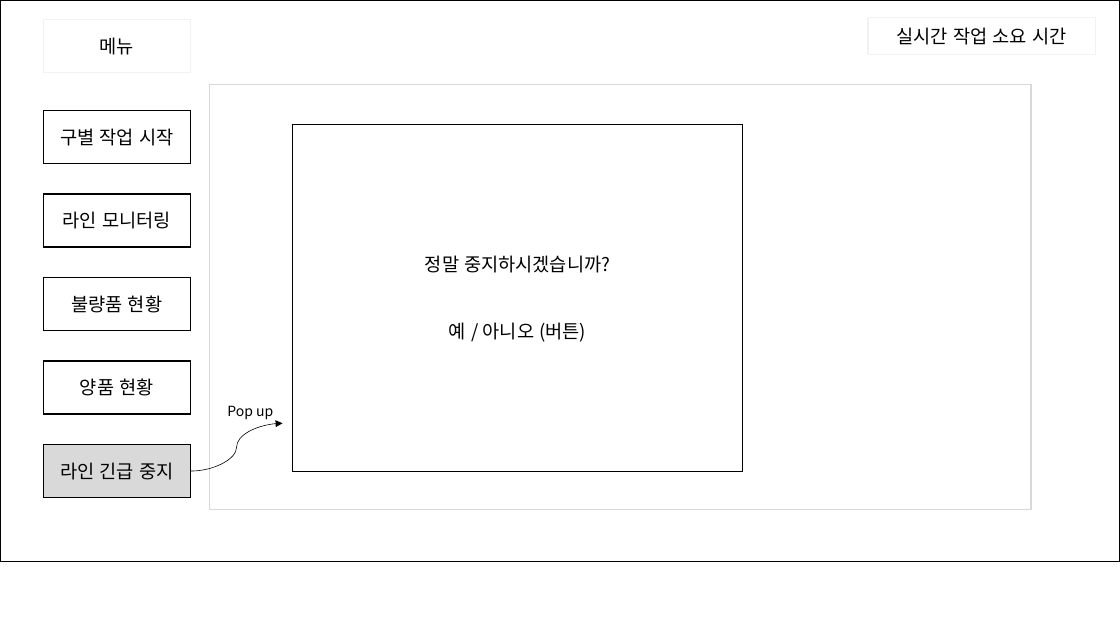
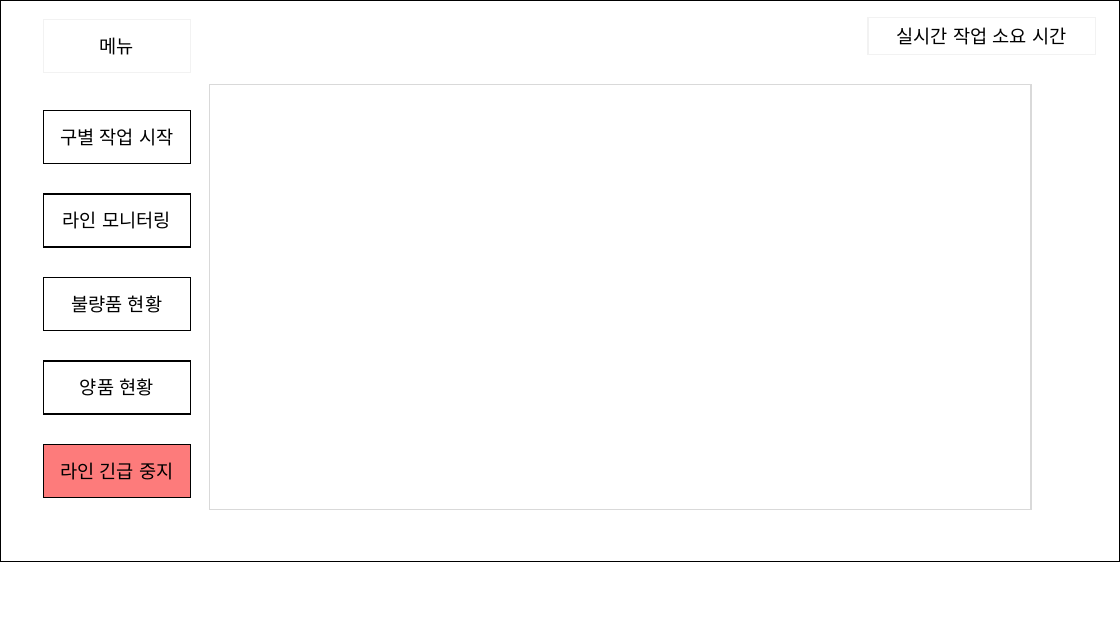
Before and after one commit to ANU-SmartFactory2021/ANU-SmartFactory2021, a slide deck: slide 6 of doc/01. 프로젝트 설계/04. UI/윈폼 구성 샘플.pptx. Drawn at 1120x630 pixels with LibreOffice and Linux fonts; fonts in the diff are those of the drawing. Boxes give left, top, right and bottom in pixels: in the first picture for what was removed or moved away, otherwise in the second. Text is boxed around its words. In the diff, an @@ line names an element or a change of style, - is before the commit and + after.

```diff
--- a/doc/01. 프로젝트 설계/04. UI/윈폼 구성 샘플.pptx
+++ b/doc/01. 프로젝트 설계/04. UI/윈폼 구성 샘플.pptx
@@ rectangle removed at [292, 124, 743, 471] @@
-정말 중지하시겠습니까?
-예 / 아니오 (버튼)
@@ text removed at [227, 405, 273, 420] @@
-Pop up
@@ rectangle "라인 긴급 중지" at [43, 444, 191, 497]: fill #D9D9D9 to #FD7B7B @@
@@ curved arrow removed from (191, 471) to (282, 423) @@
```
Also in this commit, not shown: 3 other slides changed, 1 other file.
